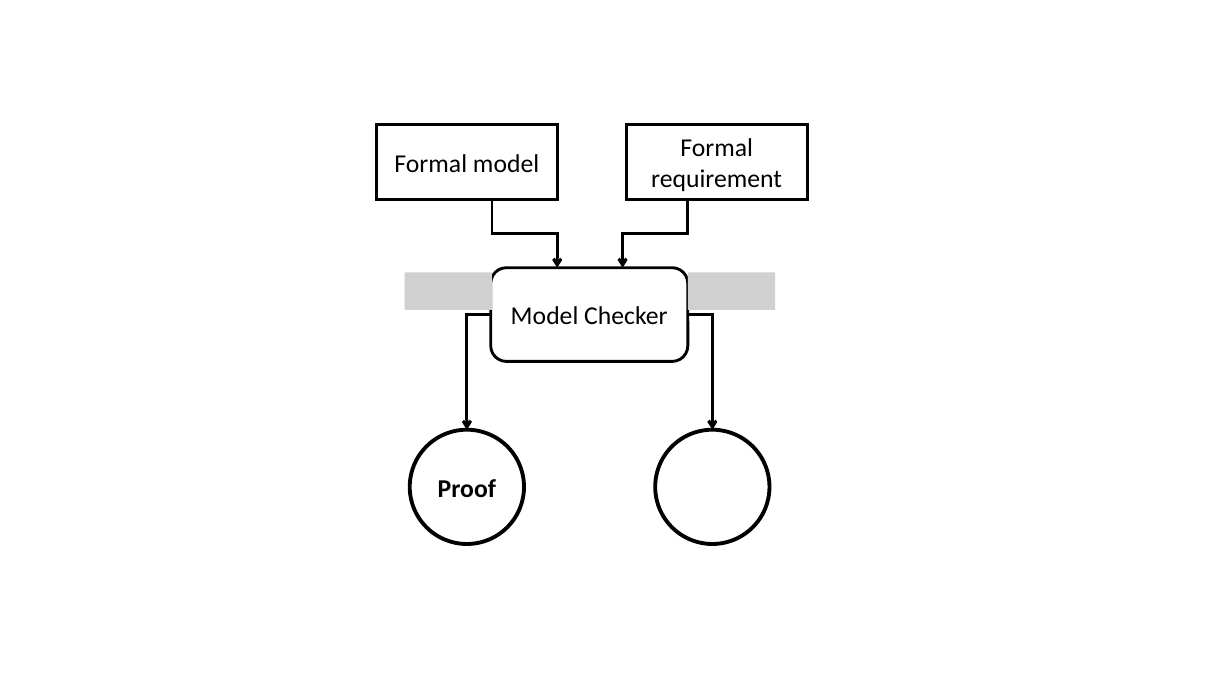
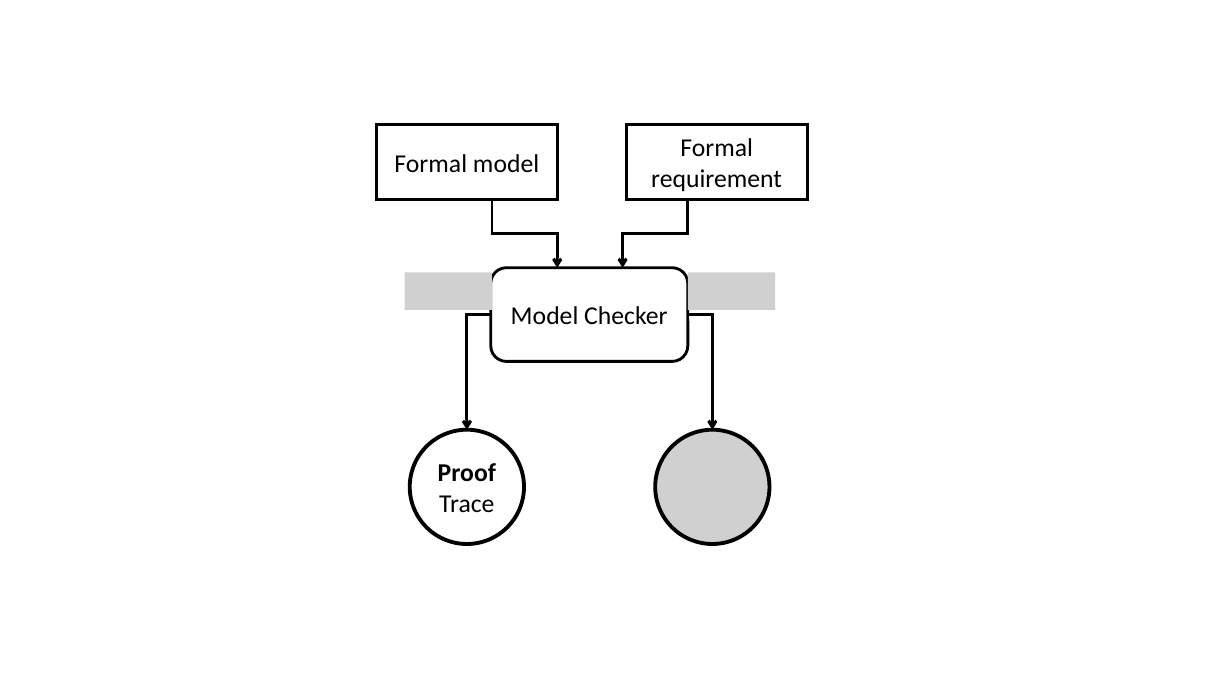
Before and after one commit to rokkerboci/activity-gamma-tdk, a slide deck: slide 3 of ppts/diagrams.pptx. Drawn at 1232x693 pixels with LibreOffice and Linux fonts; fonts in the diff are those of the drawing; grey boxes stand for pictures. Boxes give left, top, right and bottom in pixels: in the first picture for what was removed or moved away, otherwise in the second. Text is boxed around its words. In the diff, an @@ line names an element or a change of style, - is before the commit and + after.

```diff
--- a/ppts/diagrams.pptx
+++ b/ppts/diagrams.pptx
@@ ellipse removed at box(655, 430, 770, 544) @@
@@ picture added at box(655, 430, 770, 544) @@
@@ text in ellipse at box(438, 463, 496, 512): text changed @@
-Proof
+Proof Trace
```
Also in this commit, not shown: 1 other slide changed, 19 other files.
